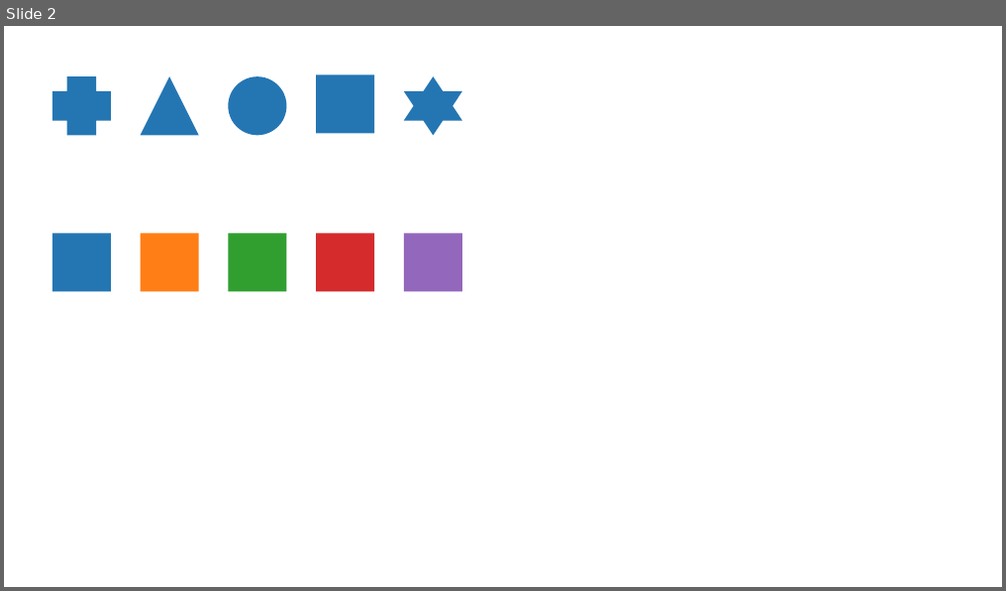
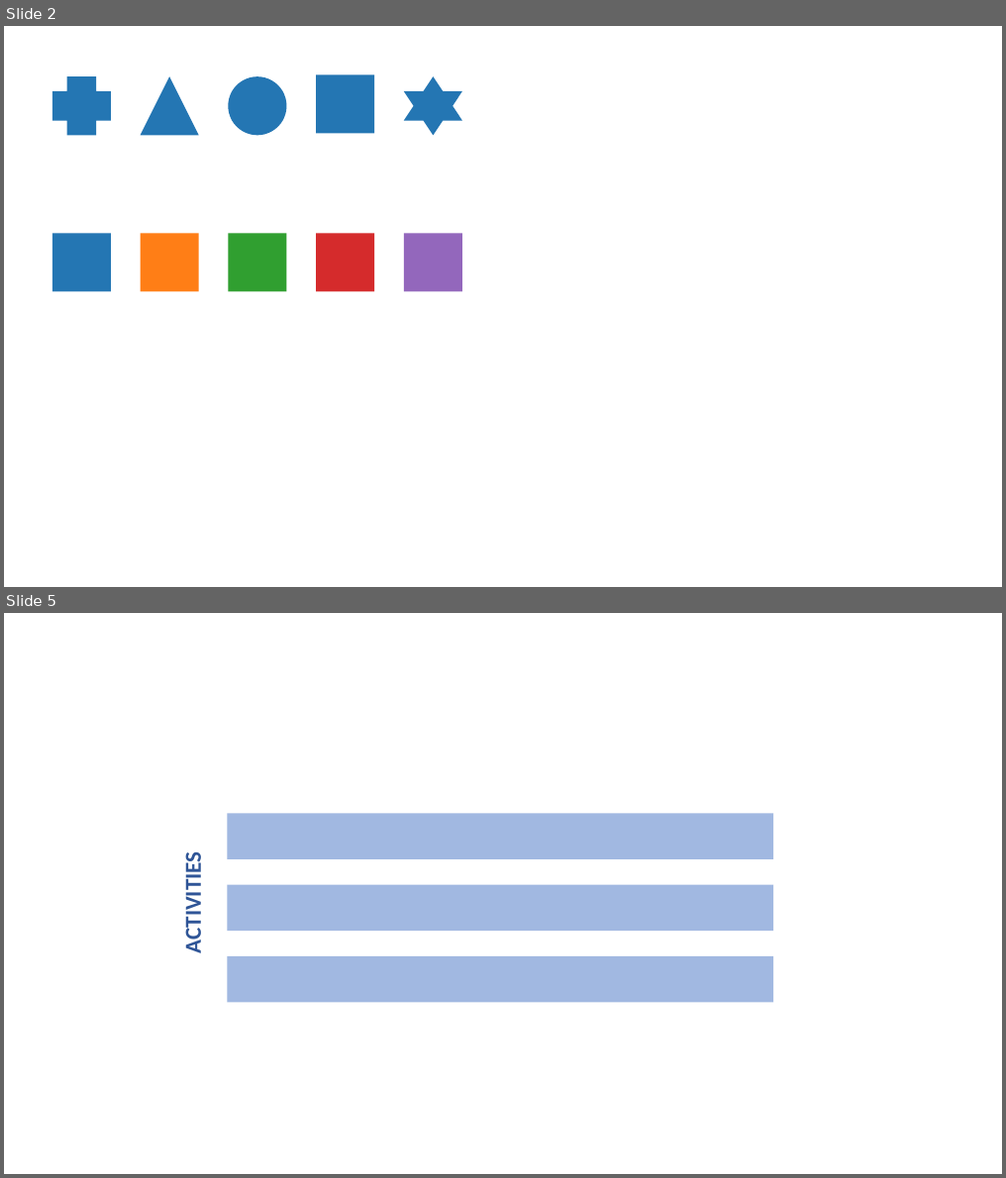
Before and after one commit to tpetricek/teaching, a slide deck: human-computer-interaction/slides/diagrams.pptx. Shown one above the other, each under a label of ours: slide 2 before the commit, slides 2 and 5 after it; the slides between them are not shown. The pictures are 1006x591 and 1006x1178 pixels, drawn with LibreOffice and Linux fonts; fonts in the diff are those of the drawing. Boxes give left, top, right and bottom in pixels: in the first picture for what was removed or moved away, otherwise in the second. Text is boxed around its words. In the diff, an @@ line names an element or a change of style, - is before the commit and + after.

```diff
--- a/human-computer-interaction/slides/diagrams.pptx
+++ b/human-computer-interaction/slides/diagrams.pptx
@@ slide 5 added at box(4, 613, 1002, 1174), background #FFFFFF @@
@@ rectangle added at box(227, 814, 773, 860), fill #4472C4 at 50% opacity @@
@@ text added at box(179, 861, 207, 951), 22 pt, text #2F5597, bold @@
+ACTIVITIES
@@ rectangle added at box(227, 884, 773, 931), fill #4472C4 at 50% opacity @@
@@ rectangle added at box(227, 957, 773, 1002), fill #4472C4 at 50% opacity @@
```
Also in this commit, not shown: 4 other slides added, 23 other files.
